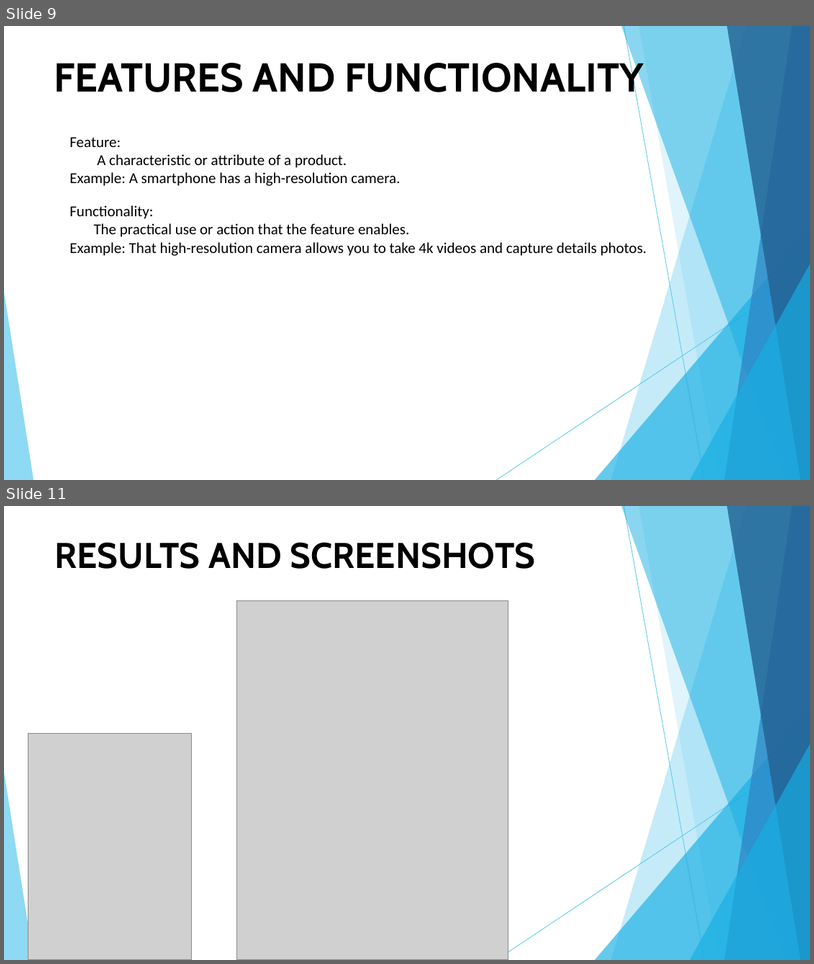
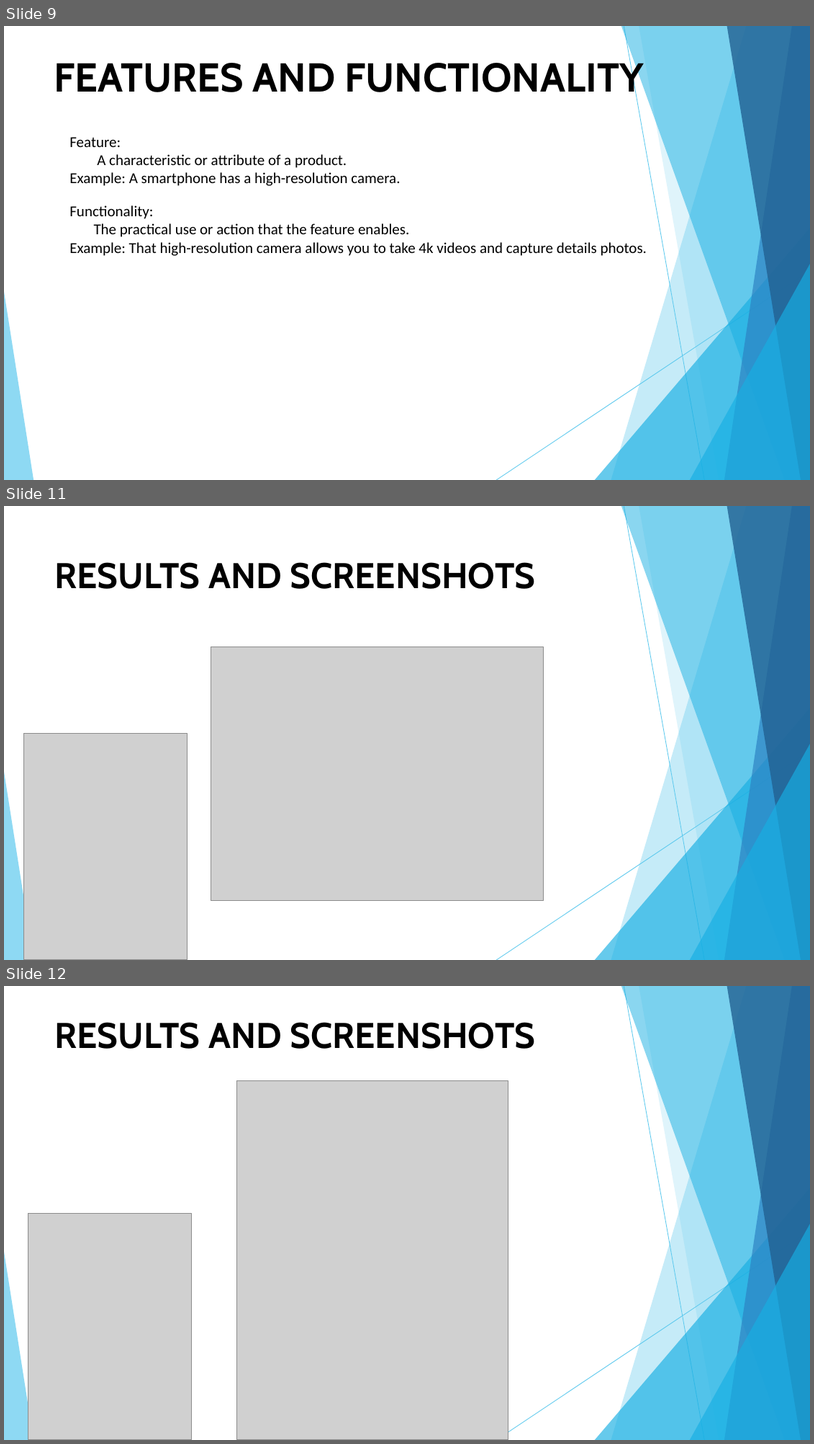
Before and after one commit to Divyadharshini0603/DI-VY-AD-HA-RS-HI-NI, a slide deck: Divyadharshini.pptx. Shown one above the other, each under a label of ours: slides 9 and 11 before the commit, slides 9, 11 and 12 after it; the slides between them are not shown. The pictures are 814x964 and 814x1444 pixels, drawn with LibreOffice and Linux fonts; fonts in the diff are those of the drawing; grey boxes stand for pictures. Boxes give left, top, right and bottom in pixels: in the first picture for what was removed or moved away, otherwise in the second. Text is boxed around its words. In the diff, an @@ line names an element or a change of style, - is before the commit and + after.

```diff
--- a/Divyadharshini.pptx
+++ b/Divyadharshini.pptx
@@ slide 11 added at (4, 506, 810, 960), background #FFFFFF; not listed: 10 template elements that a slide beside it also shows @@
@@ title added at (55, 562, 535, 589), 42.5 pt, text #000000, bold @@
+RESULTS AND SCREENSHOTS
@@ picture added at (211, 647, 543, 901) @@
@@ picture added at (24, 733, 188, 959) @@
@@ what was slide 11 is now slide 12 @@
```
Also in this commit, not shown: 1 slide changed.
